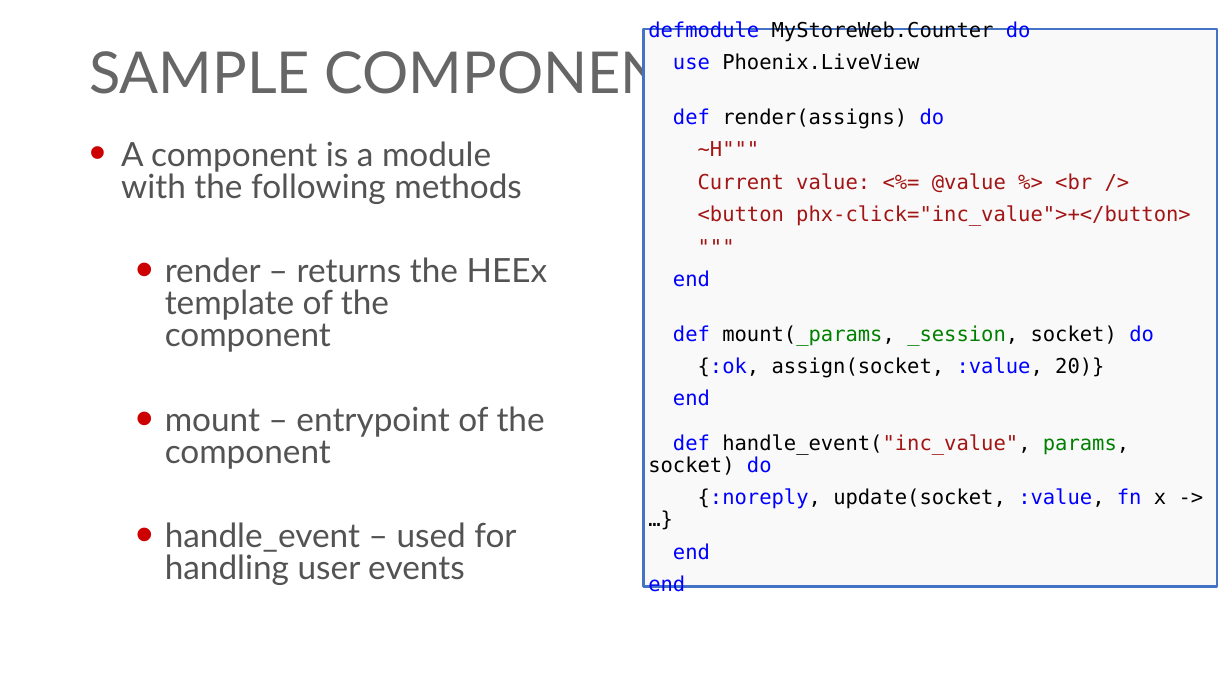
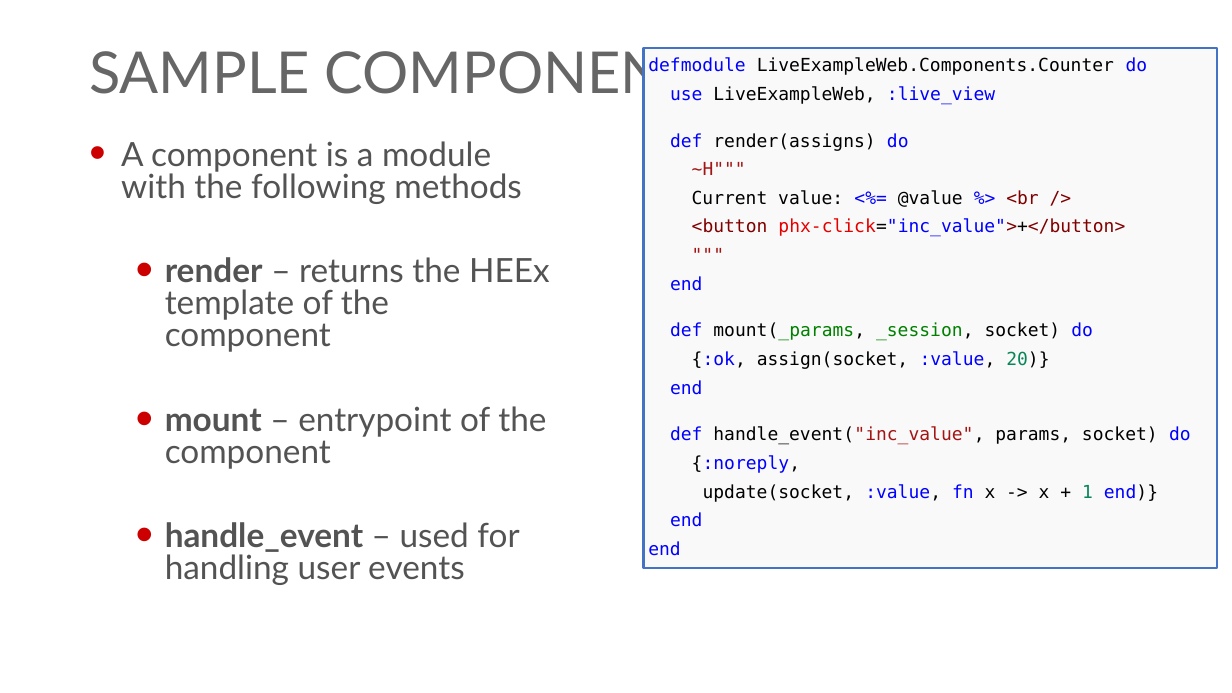
Before and after one commit to georgiyolovski/elixir-workshop, a slide deck: slide 17 of day3/Elixir - Day 3.pptx (slide 15 before the commit). Drawn at 1232x693 pixels with LibreOffice and Linux fonts; fonts in the diff are those of the drawing; background and template pictures are left out. Boxes give left, top, right and bottom in pixels: in the first picture for what was removed or moved away, otherwise in the second. Text is boxed around its words. In the diff, an @@ line names an element or a change of style, - is before the commit and + after.

```diff
--- a/day3/Elixir - Day 3.pptx
+++ b/day3/Elixir - Day 3.pptx
@@ rectangle "defmodule LiveExampleWeb.Components.Counter do": place and size @@
-rectangle "defmodule LiveExampleWeb.Components.Counter do" at <box>644,30,1218,587</box>
+rectangle "defmodule LiveExampleWeb.Components.Counter do" at <box>644,48,1218,568</box>
@@ text in rectangle at <box>648,57,1148,105</box>: text changed; size 16 to 14 pt @@
-defmodule MyStoreWeb.Counter do
-use Phoenix.LiveView
+defmodule LiveExampleWeb.Components.Counter do
+use LiveExampleWeb, :live_view
@@ text in rectangle at <box>648,133,1125,556</box>: size 16 to 14 pt in "def render(assigns) do", "~H"""", "Current value: <%= @value %> <br />", "<button phx-click="inc_value">+</button>" and 6 more places; text colour #A31515 to #000000 in "Current value: @value", "phx-click="inc_value">+</button>"; text colour #A31515 to #0000FF in "<%= %>", "phx-click="inc_value">+</button>"; text colour #A31515 to #800000 in "<br />", "<button phx-click="inc_value">+</button>"; text colour #A31515 to #E50000 in "phx-click="inc_value">+</button>"; text colour #000000 to #098658 in "20)}"; line spacing 0.9 to 14.2pt @@
@@ text at <box>165,257,550,585</box>: bold on in "render", "mount", "handle_event" @@
@@ text in rectangle at <box>670,380,1191,502</box>: text changed; size 16 to 14 pt @@
-end
-def handle_event("inc_value", params, socket) do
-{:noreply, update(socket, :value, fn x -> …}
+end
+def handle_event("inc_value", params, socket) do
+{:noreply,
+update(socket, :value, fn x -> x + 1 end)}
```
Also in this commit, not shown: 2 other slides changed, 2 slides added, 1 other file.
